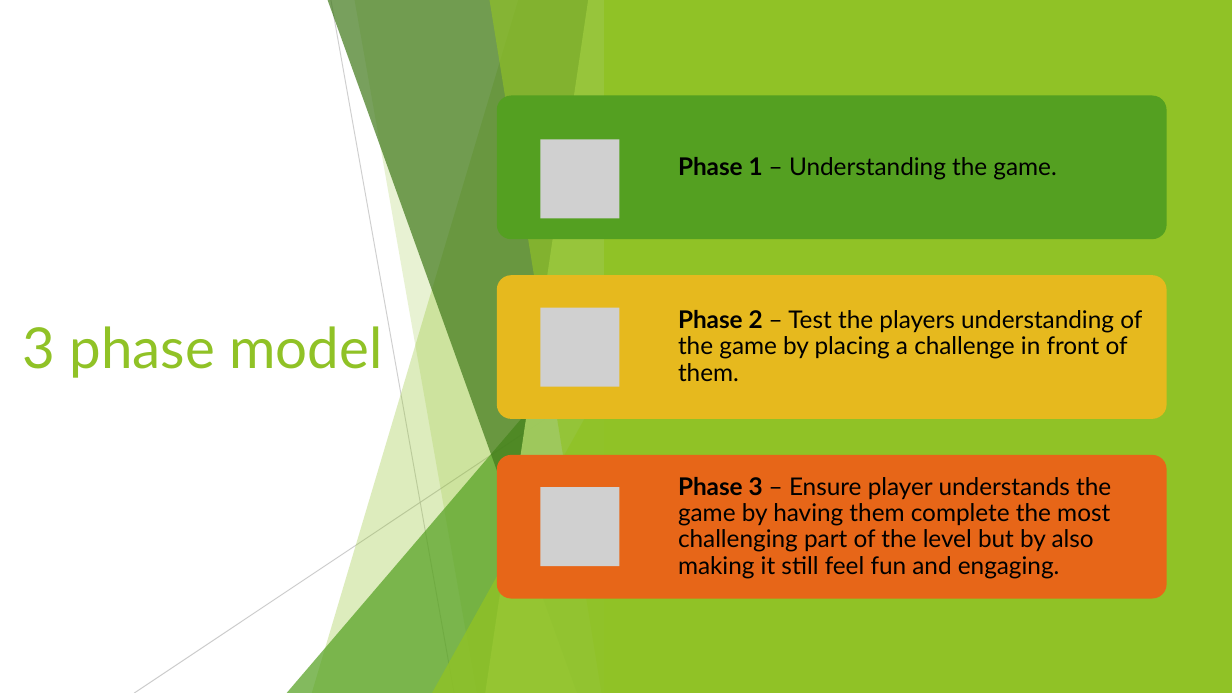
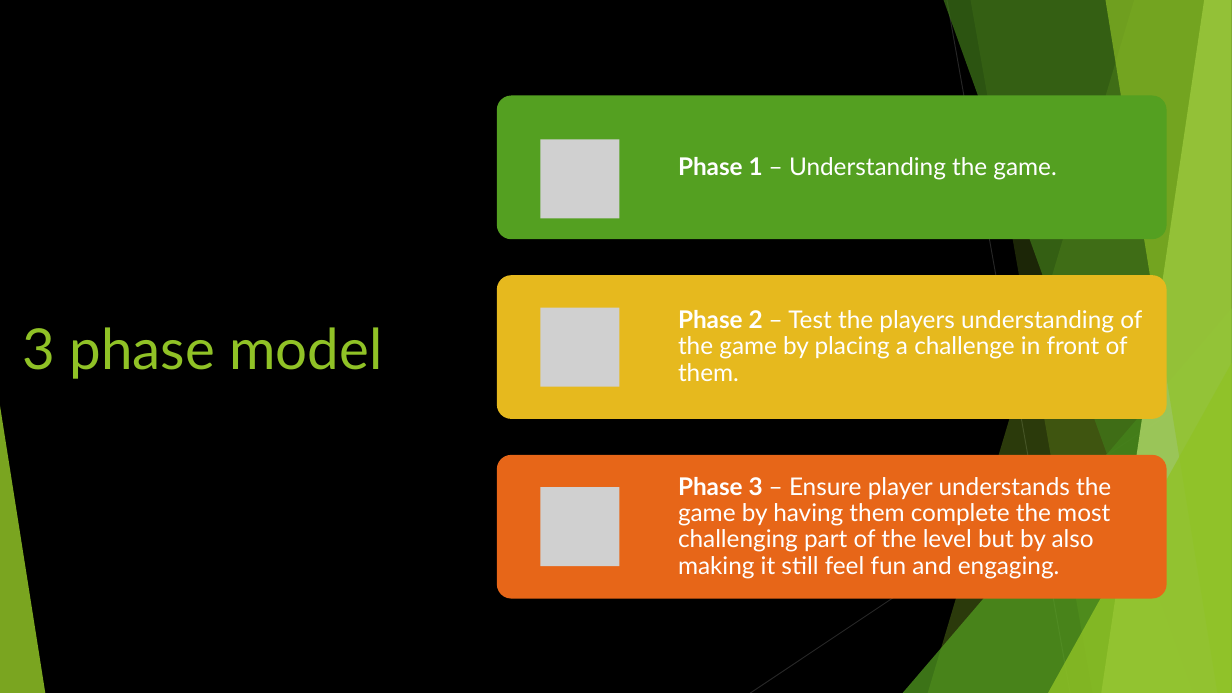
Before and after one commit to Pilokio/Tranzfuser, a slide deck: slide 4 of Virtual Pitch Presentation/Pitch.pptx. Drawn at 1232x693 pixels with LibreOffice and Linux fonts; fonts in the diff are those of the drawing; grey boxes stand for pictures. Boxes give left, top, right and bottom in pixels: in the first picture for what was removed or moved away, otherwise in the second. Text is boxed around its words. In the diff, an @@ line names an element or a change of style, - is before the commit and + after.

```diff
--- a/Virtual Pitch Presentation/Pitch.pptx
+++ b/Virtual Pitch Presentation/Pitch.pptx
@@ background #FFFFFF to #000000 @@
@@ rectangle removed at box(0, 0, 1232, 693) @@
@@ rectangle removed at box(604, 0, 1232, 693) @@
@@ line (947, 0) - (1070, 693): stroke #BFBFBF 0.75 pt to #262626 0.75 pt @@
@@ group removed at box(134, 0, 616, 693): 5 freeform shapes, 2 lines, 2 triangles @@
@@ line (1232, 372) - (750, 693): stroke #D9D9D9 0.75 pt to #262626 0.75 pt @@
@@ text colour #000000 to #FFFFFF in 3 elements at box(678, 157, 1056, 180), box(678, 310, 1142, 381), box(678, 477, 1111, 579) @@
```
Also in this commit, not shown: 9 other slides changed.
